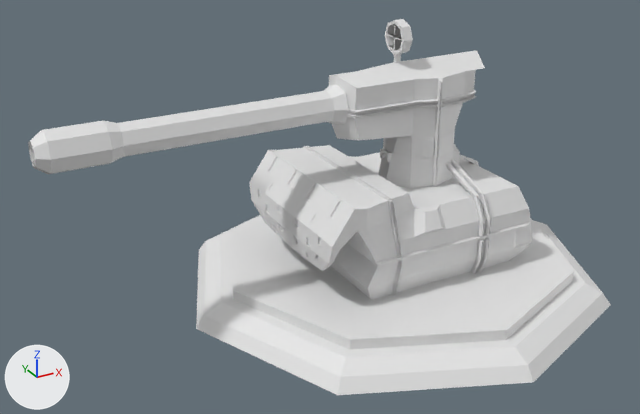
Two versions of the glTF model 3d_models/character/props_character/cannon/militaire/cannon_militaire_tier3.glb, one commit apart.
Before and after are seen from a camera (50 mm lens) standing at (-2.14, -3.16, 2.03) and looking at (-0.41, -0.02, 0.46). The lights are fixed; the arrows at lower left show +X, +Y and +Z. Where no turn or scale is listed for an object, it has been applied to the vertices. Vertices at the same position are counted once.

In view in the first picture: 'Cube', 'cannon_anneau_viseur', 'cannon_parti1', 'cannon_parti2', 'plateforme_cannon', 'plateforme_cannon.001', 'trou_assombrissement', 'tube_cannon_tier3'.
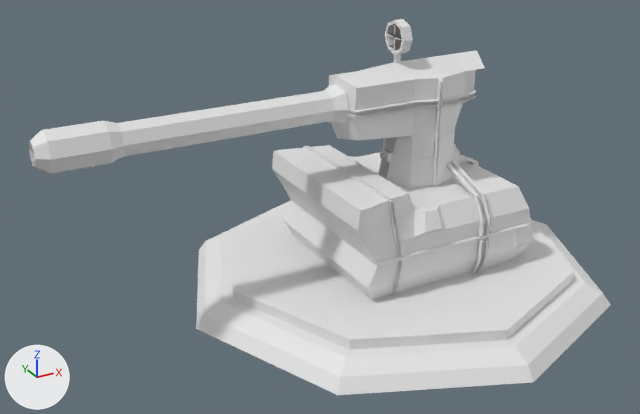
Boxes [x1, y1, x2, y2] around the edits, measured in the pictures (640 x 414 px):
'Cube', reshaped (8% narrower): before [249, 50, 532, 300]; after [272, 50, 532, 300]
'trou_assombrissement', reshaped: before [259, 136, 528, 258]; after [422, 136, 528, 246]
part 1 of me_cube_006, cut back: before [249, 150, 367, 271]; after [272, 150, 367, 231]
part 2 of me_cube_005, deleted: before [259, 157, 342, 258]

The edits, one by one:
me_cube_006 is used by ob_cube; location (0.0, 0.0, 0.317).
me_cube_006 had 1081 vertices, 1714 faces and spanned x -0.566..0.505, y -0.418..0.418, z -0.198..0.739.
me_cube_006 now has 773 vertices, 1092 faces and spans x -0.444..0.505, y -0.418..0.418, z -0.198..0.739.
me_cube_006 part 1: 313 vertices removed from x -0.566..-0.444, y -0.396..0.396, z -0.065..0.285; 5 vertices added at x -0.433, y -0.395..0.395, z 0.274.
me_cube_005 is used by ob_trou_assombrissement; location (0.0, 0.0, 0.317).
me_cube_005 had 112 vertices, 58 faces and spanned x -0.557..0.487, y -0.416..0.416, z -0.086..0.408.
me_cube_005 now has 40 vertices, 22 faces and spans x -0.121..0.487, y -0.416..0.416, z -0.086..0.408.
me_cube_005 part 2: 18 loose pieces with 72 vertices, spanning x -0.557..-0.453, y -0.304..0.304, z -0.022..0.281, are deleted.
